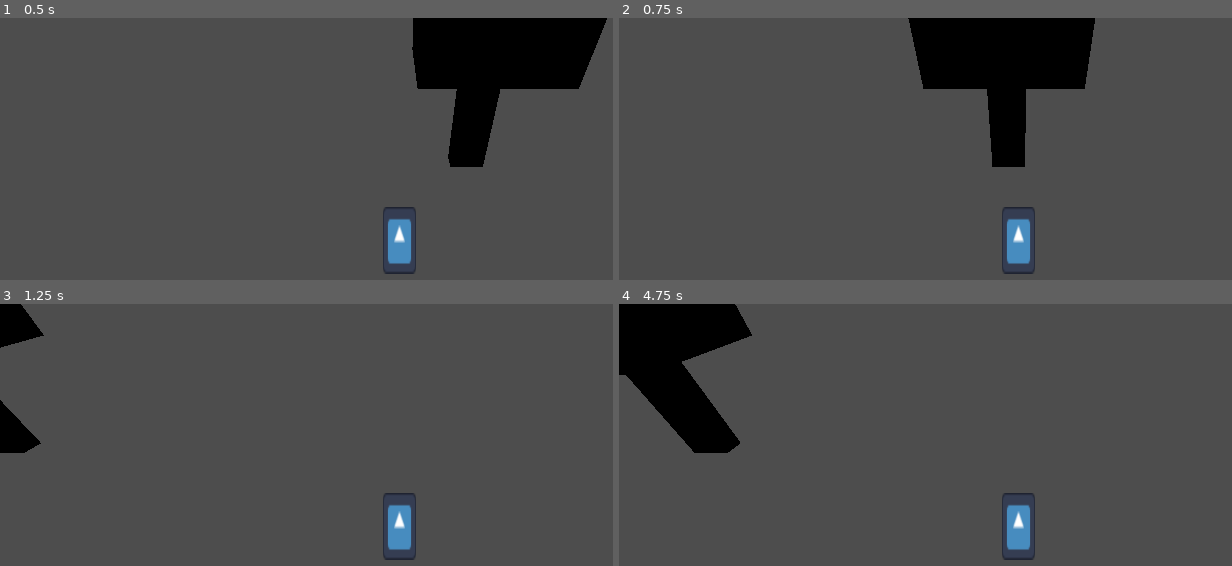
Above: before the commit, frames 1-4 (two rows, left to right).
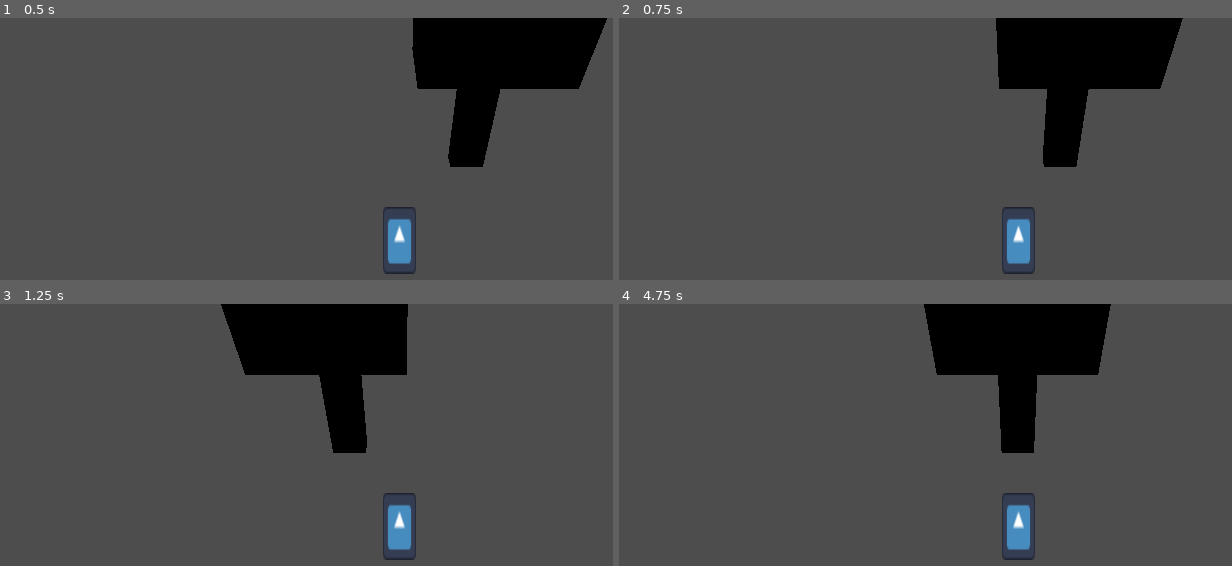
Above: after the commit, the same moments.

Repository: arrowira/KenneyJam
Game: Godot game, scene res://Scenes/Main.tscn
Same seed, same stepped clock (60 frames per second), same inputs: the game is played once before the commit and once after it. The engine's default icon, where the game draws it, is replaced by a stand-in: a white triangle on a blue panel in a dark square.
Inputs:
- Up to frame 1 (0.5 s): no input
- Up to frame 2 (0.75 s): tap Enter at 0.5 s; hold D (right) from 0.53 s (still down)
- Up to frame 3 (1.25 s): keep holding D (right)
- Up to frame 4 (4.75 s): release D (right) at 1.28 s; hold S (down) 1.28-2.03 s; hold D (right) 2.03-2.78 s; hold W (up) 2.78-3.53 s; hold A (left) from 3.53 s (still down)

Frame 1 is identical in both runs. In frame 2, 11% of the frame differs, in the area x 47-93%, y 0-57%; in frame 3, 11%; in frame 4, 17%, in the area x 0-81%, y 0-57%.

Commit message:
normalized movement

Diff:
--- a/kenney-jam/Scripts/PlayerMovement.gd
+++ b/kenney-jam/Scripts/PlayerMovement.gd
@@ -3,15 +3,18 @@
 var Speed = 2
 
 func _physics_process(delta: float) -> void:
+	var dir = Vector3.ZERO
 
 	if(Input.is_action_pressed("left")):
-		velocity.x-=Speed
+		dir.x-=Speed
 	if(Input.is_action_pressed("right")):
-		velocity.x+=Speed
+		dir.x+=Speed
 	if(Input.is_action_pressed("up")):
-		velocity.z-=Speed
+		dir.z-=Speed
 	if(Input.is_action_pressed("down")):
-		velocity.z+=Speed
+		dir.z+=Speed
 
-	velocity-=velocity*0.1
+	velocity += dir.normalized()
+
+	velocity-=velocity*0.2
 	move_and_slide()
